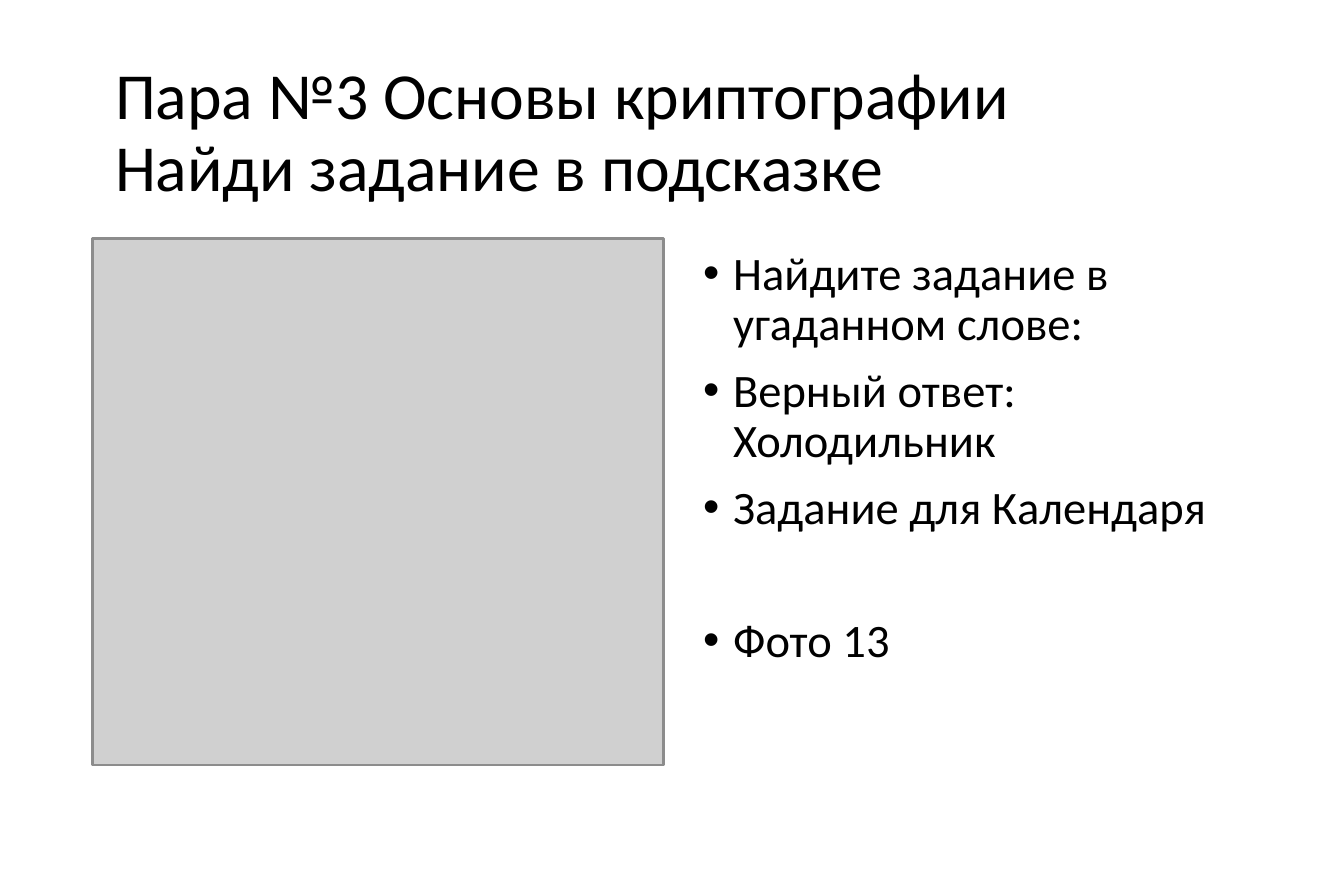
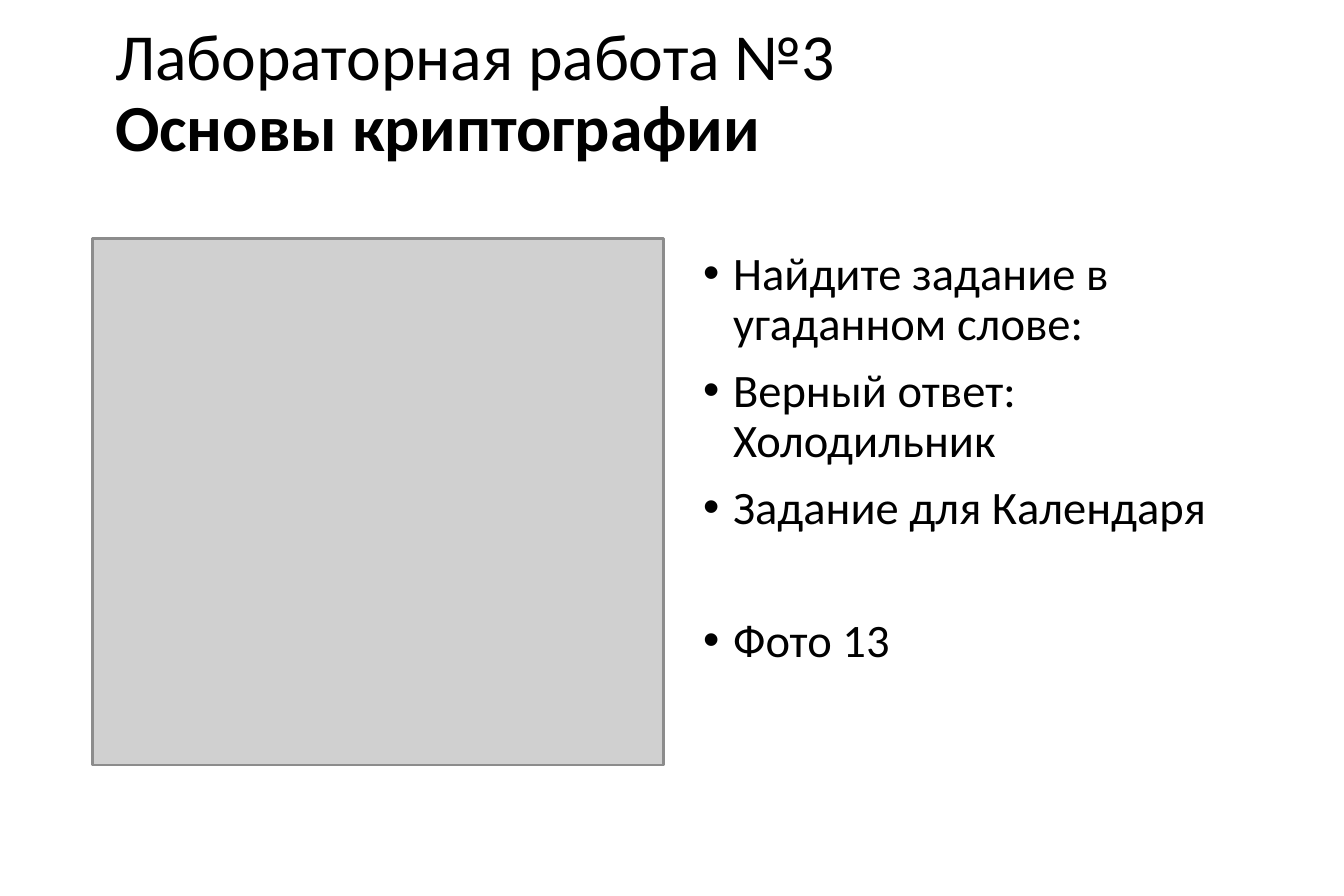
Before and after one commit to vvaassiihhaa/masha, a slide deck: slide 20 of КВЕСТ/Kvest 2706.pptx (slide 16 before the commit). Drawn at 1344x896 pixels with LibreOffice and Linux fonts; fonts in the diff are those of the drawing; grey boxes stand for pictures. Boxes give left, top, right and bottom in pixels: in the first picture for what was removed or moved away, otherwise in the second. Text is boxed around its words. In the diff, an @@ line names an element or a change of style, - is before the commit and + after.

```diff
--- a/КВЕСТ/Kvest 2706.pptx
+++ b/КВЕСТ/Kvest 2706.pptx
@@ title at [115,35,835,162]: text changed @@
-Пара №3 Основы криптографии
-Найди задание в подсказке
+Лабораторная работа №3
+Основы криптографии
```
Also in this commit, not shown: 9 other slides changed, 11 slides added, 1 slide removed.
